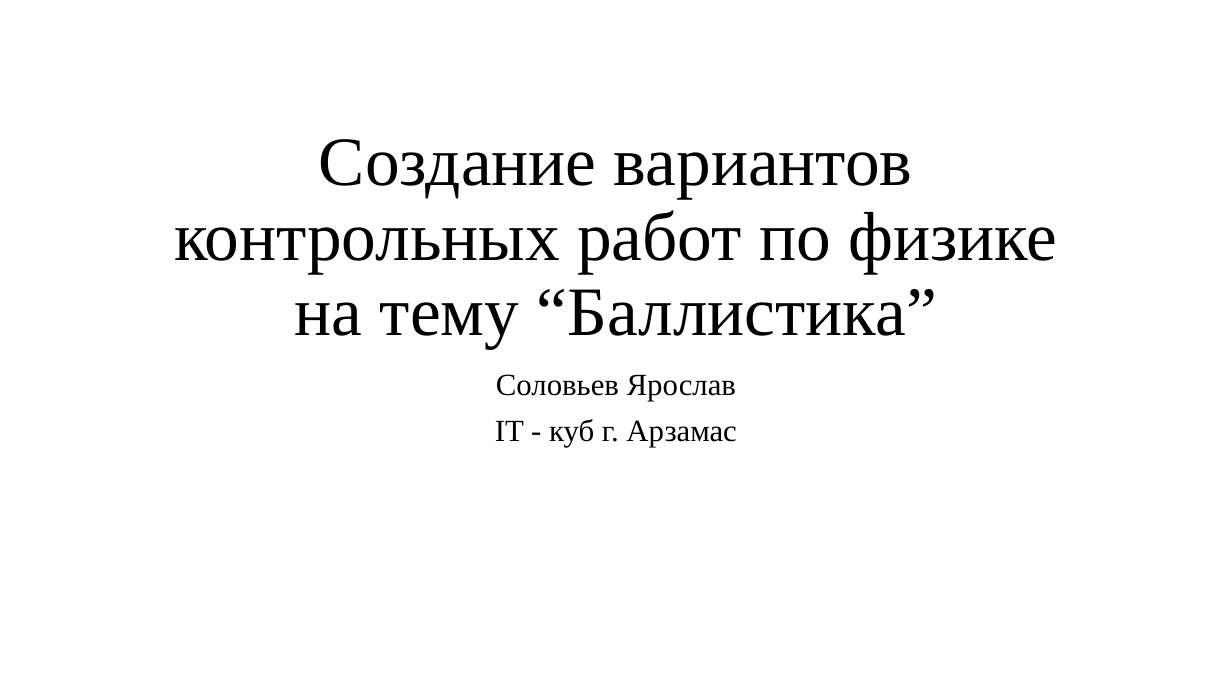
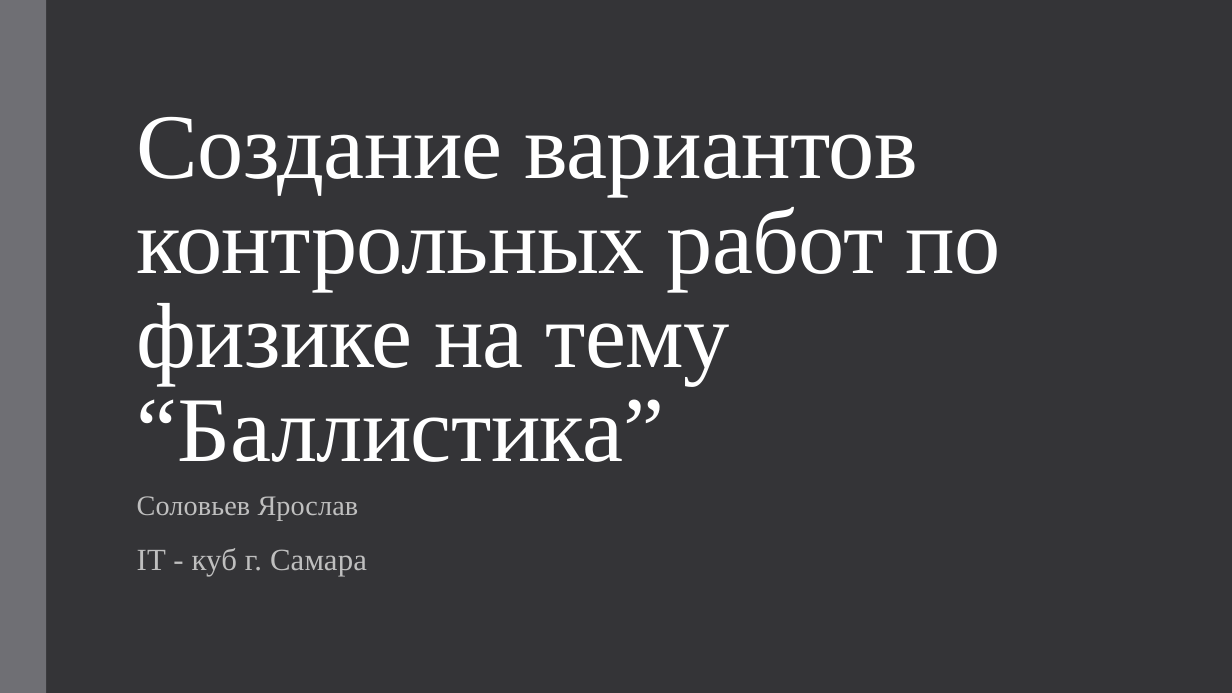
Before and after one commit to Roplik/CBC, a slide deck: slide 1 of python_project.pptx. Drawn at 1232x693 pixels with LibreOffice and Linux fonts; fonts in the diff are those of the drawing. Boxes give left, top, right and bottom in pixels: in the first picture for what was removed or moved away, otherwise in the second. Text is boxed around its words. In the diff, an @@ line names an element or a change of style, - is before the commit and + after.

```diff
--- a/python_project.pptx
+++ b/python_project.pptx
@@ background #FFFFFF to #353537 @@
@@ rectangle added at (x1=0, y1=0, x2=46, y2=693), fill #6F6F74 @@
@@ title "Создание вариантов контрольных работ по ..." moved from (x1=174, y1=139, x2=1057, y2=348) to (x1=137, y1=117, x2=1000, y2=462) @@
@@ title "Создание вариантов контрольных работ по ..." at (x1=137, y1=117, x2=1000, y2=462): size 54 to 72 pt, text colour #000000 to #FFFFFF, letter spacing 0 to -0.5 pt; alignment centre to left; line spacing 0.9 to 0.85 @@
@@ subtitle "Соловьев Ярослав" moved from (x1=495, y1=374, x2=736, y2=447) to (x1=137, y1=496, x2=367, y2=576) @@
@@ subtitle at (x1=137, y1=496, x2=359, y2=520): size 24 to 22 pt, text colour #000000 to #BFBFBF, letter spacing 0 to 0.1 pt in "Соловьев Ярослав"; alignment centre to left; line spacing 0.9 to 0.95; more space between paragraphs @@
@@ subtitle at (x1=137, y1=548, x2=367, y2=576): text changed; text colour #000000 to #BFBFBF @@
-IT - куб г. Арзамас
+IT - куб г. Самара
```
Also in this commit, not shown: 3 other slides changed, 5 slides added, 4 slides removed.
